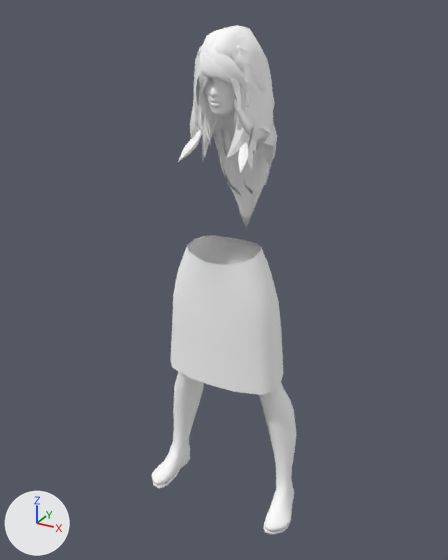
A saved change to the FBX model Tracking/Assets/Secretary/CivilianChicks/Torso + Arms/fullbodynoarmsskeleton.FBX.
One viewpoint serves both versions: a 50 mm lens placed at (0.982, -1.825, 1.859), pointed at (-0.025, 0.006, 0.943). Every picture has the same lights, and +X, +Y and +Z are marked at lower left. Where no turn or scale is listed for an object, it has been applied to the vertices.

In view in the first picture: 'c06_bottom', 'fb02', 'hair02', 'hair03', 'hair04', 'hair06', 'hair07', 'hair09', 'hair13', 'hair16'.
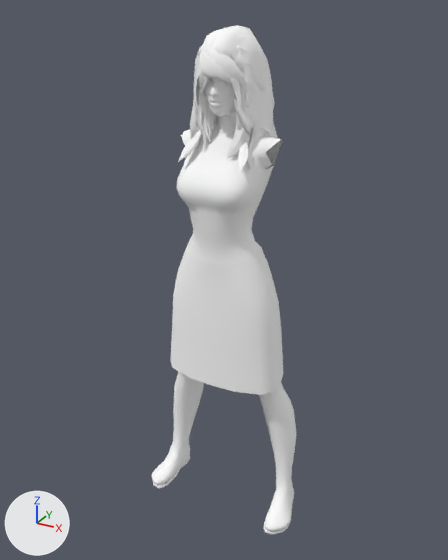
The change, as a list of edits to the scene's bpy script:
```text
Add me_mesh_003_1:
    me_mesh_003_1.from_pydata(...)  # 490 vertices, 491 faces; spans x -17.7..17.7, y -17.4..9.1, z 106.4..176.5
    me_mesh_003_1.materials.append(mat_c06_001)  # its picture is missing
Change ob_c06_top:
    ob_c06_top: bpy.data.objects.new('c06_top', None) -> bpy.data.objects.new('c06_top', me_mesh_003_1)
```

Location of each change, (x1, y1, x2, y2) in pixels of the pictures (448 x 560 px):
'c06_top', now drawn
    after: (176, 111, 282, 265)
'hair02', unchanged, covered by the edit
    before: (195, 52, 269, 229)
    after: (195, 52, 257, 88)
